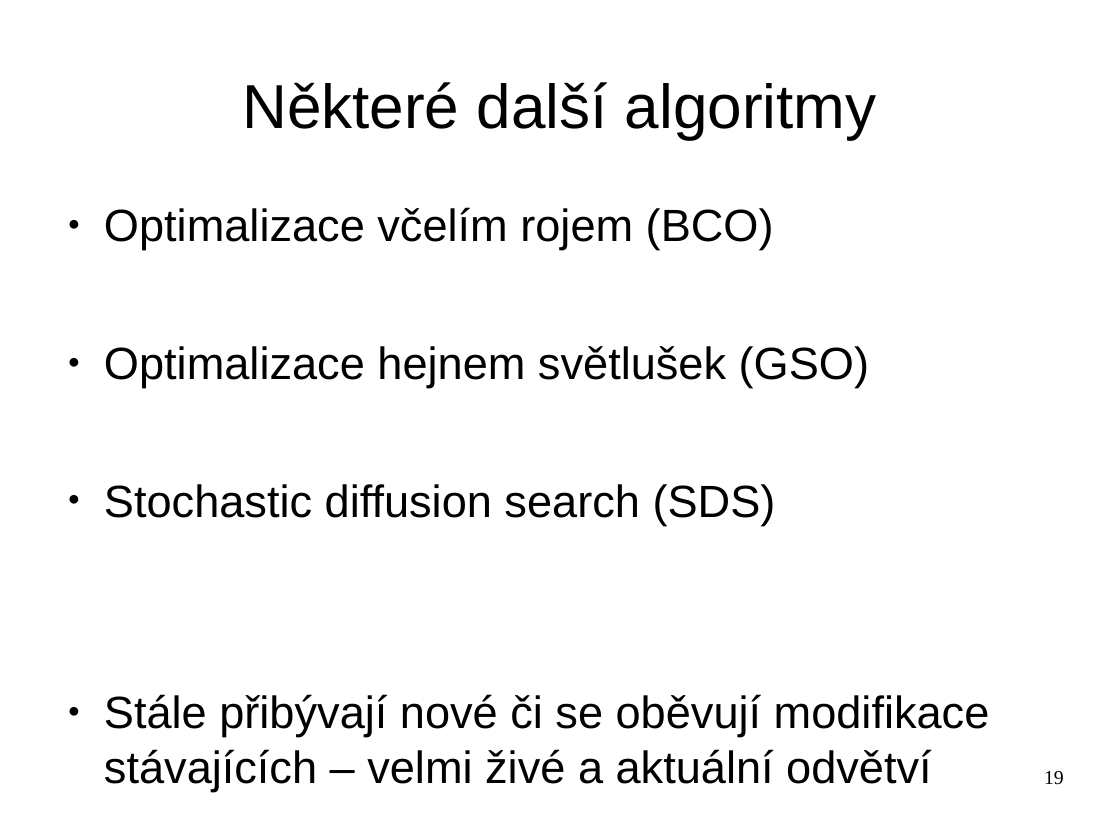
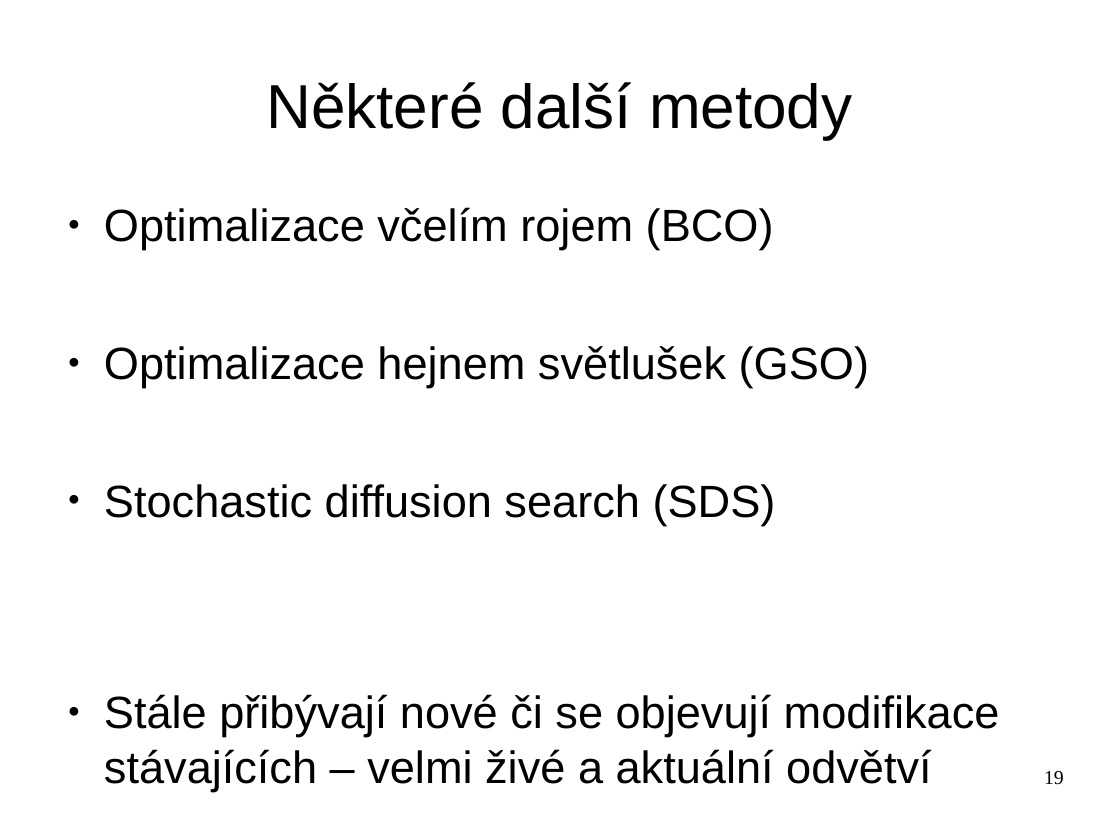
Before and after one commit to hellerstanislav/sin, a slide deck: slide 19 of presentation/swarm.odp. Drawn at 1120x840 pixels with LibreOffice and Linux fonts; fonts in the diff are those of the drawing. Boxes give left, top, right and bottom in pixels: in the first picture for what was removed or moved away, otherwise in the second. Text is boxed around its words. In the diff, an @@ line names an element or a change of style, - is before the commit and + after.

```diff
--- a/presentation/swarm.odp
+++ b/presentation/swarm.odp
@@ title at [266,82,852,139]: text changed @@
-Některé další algoritmy
+Některé další metody
@@ text at [104,694,1000,791]: text changed @@
-● Stále přibývají nové či se oběvují modifikace stávajících – velmi živé a aktuální odvětví
+● Stále přibývají nové či se objevují modifikace stávajících – velmi živé a aktuální odvětví
```
Also in this commit, not shown: 1 other file.
